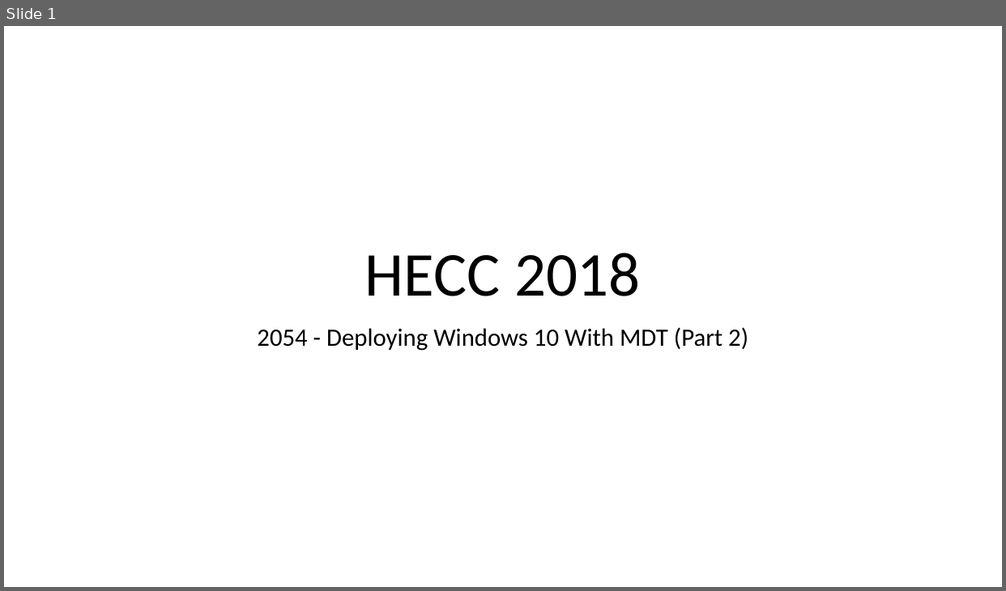
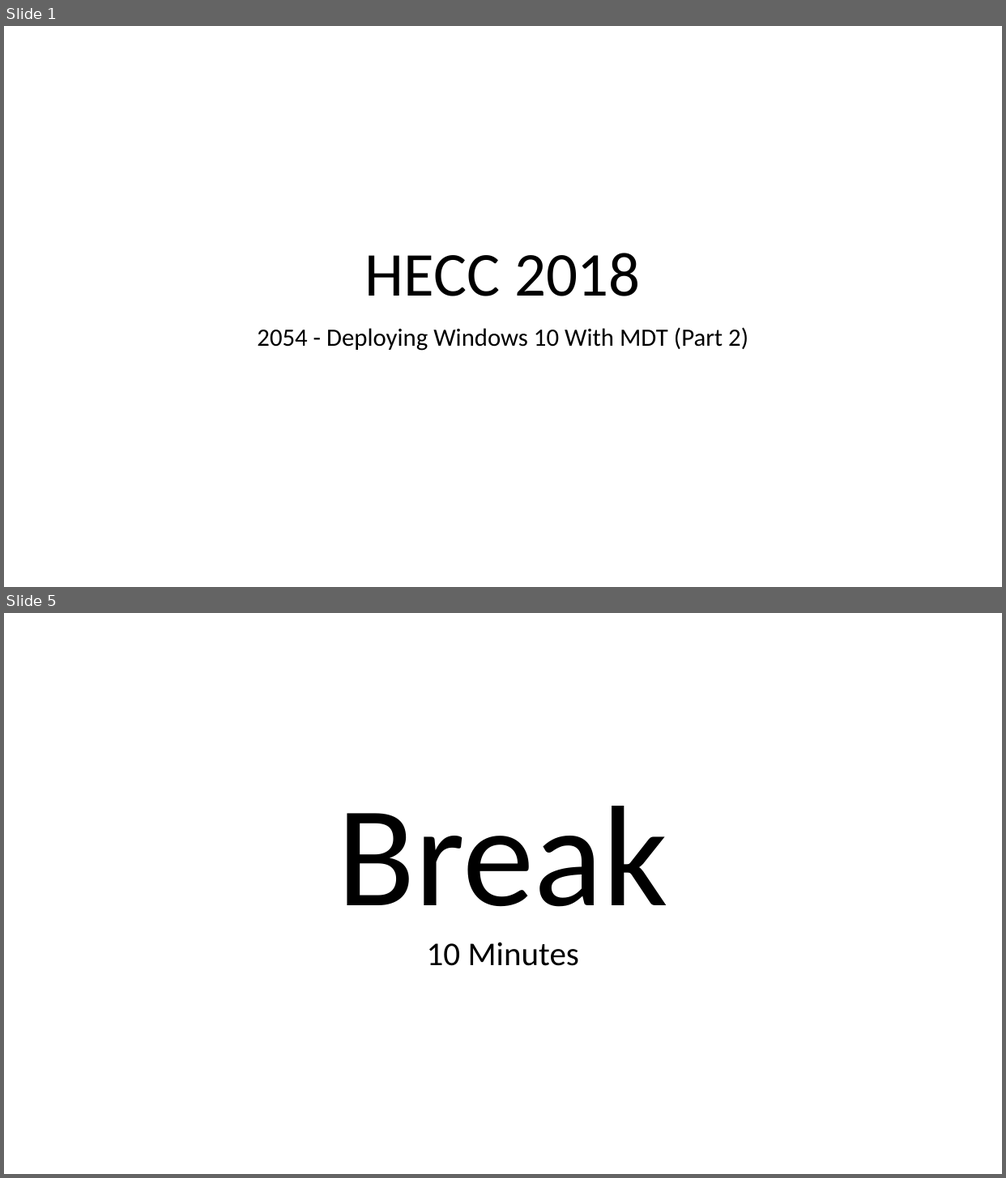
Before and after one commit to fydexx/HECC-2018, a slide deck: Part_02/Section01.pptx. Shown one above the other, each under a label of ours: slide 1 before the commit, slides 1 and 5 after it; the slides between them are not shown. The pictures are 1006x591 and 1006x1178 pixels, drawn with LibreOffice and Linux fonts; fonts in the diff are those of the drawing. Boxes give left, top, right and bottom in pixels: in the first picture for what was removed or moved away, otherwise in the second. Text is boxed around its words. In the diff, an @@ line names an element or a change of style, - is before the commit and + after.

```diff
--- a/Part_02/Section01.pptx
+++ b/Part_02/Section01.pptx
@@ slide 5 added at [4,613,1002,1174], background #FFFFFF @@
@@ title added at [337,806,668,966], 32 pt, text #000000 @@
+Break
+10 Minutes
```
Also in this commit, not shown: 3 other slides added.
